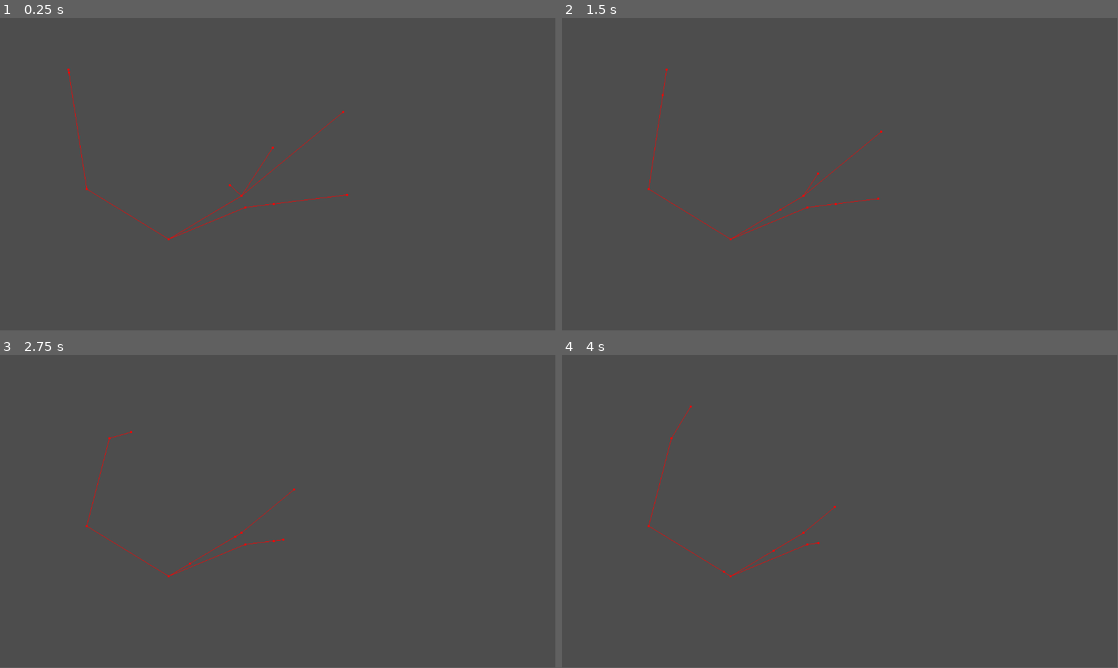
Above: before the commit, frames 1-4 (two rows, left to right).
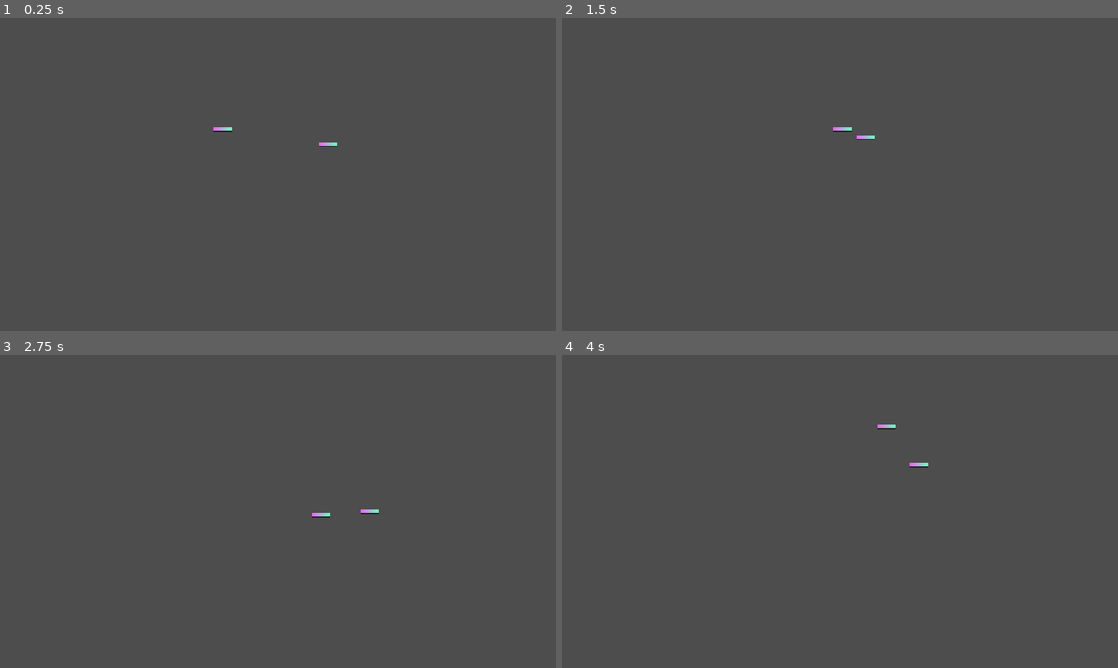
Above: after the commit, the same moments.

Repository: Steaf23/GWJ70
Game: Godot game, scene res://world.tscn
The game is run twice, just before and just after one commit, with the same random seed, the same clock (stepped at 60 frames per second) and the same inputs.
Inputs (mouse positions are in pixels of both pictures, inside the frame that each line leads up to):
- Up to frame 1 (0.25 s): no input
- Up to frame 2 (1.5 s): move the mouse to (962, 158) at 0.52 s; hold D (right) 0.53-1.28 s; hold Space (normal_attack, bound only after the commit) 0.53-1.28 s; move the mouse to (728, 190) at 1.27 s; hold S (down) from 1.28 s (still down); tap Space (normal_attack, bound only after the commit) at 1.35 s
- Up to frame 3 (2.75 s): move the mouse to (333, 442) at 2.02 s; release S (down) at 2.03 s; hold D (right) from 2.03 s (still down); hold Space (normal_attack, bound only after the commit) from 2.03 s (still down)
- Up to frame 4 (4 s): move the mouse to (812, 574) at 2.77 s; release D (right) at 2.78 s; release Space (normal_attack, bound only after the commit) at 2.78 s; hold W (up) 2.78-3.53 s; tap Space (normal_attack, bound only after the commit) at 2.85 s; move the mouse to (1006, 558) at 3.52 s; hold A (left) from 3.53 s (still down); hold Space (normal_attack, bound only after the commit) from 3.53 s (still down)
In our replay, the window is 799x449 before the commit and 800x450 after it. These sizes can differ from the game's own. Grey fills any space a smaller window leaves; there, only what the larger window draws over its background counts as a difference.

The runs differ from the first frame. In frame 1, 0.4% of the frame differs, in the area x 12-63%, y 16-72%; in frame 2, 0.4%; in frame 3, 0.3%; in frame 4, 0.3%.

Commit message:
added statemachine, and first iteration of enemy guarding

Diff:
--- /dev/null
+++ b/StateMachine/attacked_state.gd
@@ -0,0 +1,10 @@
+extends State
+
+@export var shape: CollisionShape2D
+
+func entry() -> void:
+	shape.self_modulate = Color.RED
+
+
+func exit() -> void:
+	shape.self_modulate = Color.WHITE
--- /dev/null
+++ b/StateMachine/blocking_state.gd
@@ -0,0 +1,18 @@
+extends State
+
+func entry() -> void:
+	$Timer.start()
+
+
+func exit() -> void:
+	$Timer.stop()
+
+
+func _on_timer_timeout() -> void:
+	change_state.emit("IdleState")
+
+
+func _on_enemy_damaged(damage: int, source: Actor) -> void:
+	$"../../AnimationPlayer".play("block")
+	machine.actor.apply_knockback(source.global_position, 250)
+	change_state.emit("BlockingState")
--- /dev/null
+++ b/StateMachine/state.gd
@@ -0,0 +1,30 @@
+class_name State
+extends Node
+
+@onready var machine: StateMachine = get_parent()
+var signals = []
+
+var next_states: Array[String] = []
+
+signal change_state(to_state: String)
+
+func _entry() -> void:
+	for s in signals:
+		s.signal.connect(s.callable, s.flags)
+	entry()
+
+func _exit() -> void:
+	exit()
+	signals = get_incoming_connections()
+	for s in signals:
+		s.signal.disconnect(s.callable)
+
+
+func entry() -> void:
+	pass
+
+func do(delta: float) -> void:
+	pass
+
+func exit() -> void:
+	pass
--- /dev/null
+++ b/StateMachine/state.tscn
@@ -0,0 +1,6 @@
+[gd_scene load_steps=2 format=3 uid="uid://5xvug6s4nooh"]
+
+[ext_resource type="Script" path="res://StateMachine/state.gd" id="1_kpydc"]
+
+[node name="State" type="Node"]
+script = ExtResource("1_kpydc")
--- /dev/null
+++ b/StateMachine/state_machine.gd
@@ -0,0 +1,34 @@
+class_name StateMachine
+extends Node
+
+@export var actor: Actor
+@export var current_state: State
+
+@onready var states = {}
+
+
+func _ready() -> void:
+	for c in get_children():
+		if c is State:
+			states[c.name] = c
+			c.change_state.connect(_on_state_change.bind(c))
+			remove_child(c)
+			c._exit()
+
+	add_child(current_state)
+	current_state._entry()
+
+
+func _physics_process(delta: float) -> void:
+	current_state.do(delta)
+
+
+func _on_state_change(to_state: String, from_state: State) -> void:
+	assert(from_state == current_state, "Cannot change state from outside the current state!")
+	assert(to_state in states.keys(), "Cannot find state named '" + to_state + "'!")
+
+	current_state._exit()
+	remove_child(current_state)
+	current_state = states[to_state]
+	add_child(current_state)
+	current_state._entry()
--- /dev/null
+++ b/StateMachine/state_machine.tscn
@@ -0,0 +1,6 @@
+[gd_scene load_steps=2 format=3 uid="uid://bb8su8y6i3usp"]
+
+[ext_resource type="Script" path="res://StateMachine/state_machine.gd" id="1_lnj3y"]
+
+[node name="StateMachine" type="Node"]
+script = ExtResource("1_lnj3y")
--- /dev/null
+++ b/StateMachine/states/idle_state.gd
@@ -0,0 +1,18 @@
+extends State
+
+var count = 0
+
+func entry() -> void:
+	count = 0
+
+
+func _on_enemy_damaged(damage: int, damage_source: Actor) -> void:
+	if count >= 10:
+		change_state.emit("BlockingState")
+	else:
+		machine.actor.damage(damage)
+		change_state.emit("BlockingState")
+
+
+func do(delta: float) -> void:
+	count += 1
--- /dev/null
+++ b/StateMachine/states/stunned_state.gd
@@ -0,0 +1,14 @@
+extends State
+
+
+func entry() -> void:
+	$Timer.start()
+
+
+func exit() -> void:
+	$Timer.stop()
+
+
+
+func _on_timer_timeout() -> void:
+	change_state.emit("IdleState")
--- a/actor.gd
+++ b/actor.gd
@@ -4,9 +4,31 @@
 @export var controller: ActorController
 @export var move_speed: int = 100
 
+var dead = false
+
+signal attacked()
+
+var knockback_velocity: Vector2 = Vector2()
+
 
 func _physics_process(delta: float) -> void:
 	if !controller: return
 
-	velocity = controller.desired_velocity
+	velocity = controller.desired_velocity + knockback_velocity
 	move_and_slide()
+
+	knockback_velocity = lerp(knockback_velocity, Vector2(), 0.2)
+
+
+func _on_health_bar_no_health() -> void:
+	dead = true
+	queue_free()
+
+
+func take_damage(amount: int, damage_source: Actor) -> void:
+	attacked.emit()
+	%HealthBar.current_health -= amount
+
+
+func apply_knockback(from_pos: Vector2, force: float) -> void:
+	knockback_velocity += from_pos.direction_to(global_position) * force
--- a/actor.tscn
+++ b/actor.tscn
@@ -1,15 +1,20 @@
-[gd_scene load_steps=3 format=3 uid="uid://b7pwuuganpb67"]
+[gd_scene load_steps=4 format=3 uid="uid://b7pwuuganpb67"]
 
 [ext_resource type="Script" path="res://actor.gd" id="1_f1gl1"]
+[ext_resource type="PackedScene" uid="uid://ctlc4aihlw0un" path="res://health_bar.tscn" id="2_qfu18"]
 
 [sub_resource type="CircleShape2D" id="CircleShape2D_bxc5f"]
 
-[node name="Actor" type="CharacterBody2D" node_paths=PackedStringArray("controller")]
+[node name="Actor" type="CharacterBody2D" groups=["damageable"]]
 motion_mode = 1
 script = ExtResource("1_f1gl1")
-controller = NodePath("")
+
+[node name="CollisionShape2D" type="CollisionShape2D" parent="."]
+shape = SubResource("CircleShape2D_bxc5f")
 
 [node name="Sprite2D" type="Sprite2D" parent="."]
 
-[node name="CollisionShape2D" type="CollisionShape2D" parent="."]
-shape = SubResource("CircleShape2D_bxc5f")
+[node name="HealthBar" parent="." instance=ExtResource("2_qfu18")]
+unique_name_in_owner = true
+
+[connection signal="no_health" from="HealthBar" to="." method="_on_health_bar_no_health"]
--- a/ai_controller.gd
+++ b/ai_controller.gd
@@ -10,6 +10,9 @@
 
 
 func _physics_process(delta: float) -> void:
+	if not navigation_target:
+		return
+
 	var update_target_position = target_position.distance_squared_to(navigation_target.global_position) > target_pos_delta
 
 	if navigation.is_navigation_finished():
--- a/ai_controller.tscn
+++ b/ai_controller.tscn
@@ -9,6 +9,5 @@
 
 [node name="NavigationAgent2D" type="NavigationAgent2D" parent="." index="0"]
 avoidance_enabled = true
-debug_enabled = true
 
 [connection signal="velocity_computed" from="NavigationAgent2D" to="." method="_on_navigation_agent_2d_velocity_computed"]
--- /dev/null
+++ b/enemy.gd
@@ -0,0 +1,21 @@
+extends Actor
+
+@onready var block_timer: Timer = $BlockTimer
+
+signal damaged(damage: int, damage_source: Actor)
+
+func take_damage(damage: int, damage_source: Actor) -> void:
+	damaged.emit(damage, damage_source)
+
+
+func _physics_process(delta: float) -> void:
+	super._physics_process(delta)
+	$StateStatus.text = $AttackMachine.current_state.name
+
+
+func _on_block_timer_timeout() -> void:
+	$CollisionShape2D.modulate = Color.WHITE
+
+
+func damage(num) -> void:
+	$HealthBar.current_health -= num
--- /dev/null
+++ b/enemy.tscn
@@ -0,0 +1,125 @@
+[gd_scene load_steps=16 format=3 uid="uid://d4jnfd2dbgkxf"]
+
+[ext_resource type="PackedScene" uid="uid://b7pwuuganpb67" path="res://actor.tscn" id="1_30q55"]
+[ext_resource type="PackedScene" uid="uid://debwsgpv33grr" path="res://ai_controller.tscn" id="2_1iady"]
+[ext_resource type="Script" path="res://enemy.gd" id="2_ssdh4"]
+[ext_resource type="PackedScene" uid="uid://bb8su8y6i3usp" path="res://StateMachine/state_machine.tscn" id="4_nuvcx"]
+[ext_resource type="PackedScene" uid="uid://5xvug6s4nooh" path="res://StateMachine/state.tscn" id="5_s0ifi"]
+[ext_resource type="Script" path="res://StateMachine/states/idle_state.gd" id="6_868uq"]
+[ext_resource type="Script" path="res://StateMachine/states/stunned_state.gd" id="7_jb8o2"]
+[ext_resource type="Script" path="res://StateMachine/blocking_state.gd" id="7_lqlff"]
+[ext_resource type="Script" path="res://StateMachine/attacked_state.gd" id="7_vt6gi"]
+
+[sub_resource type="Gradient" id="Gradient_tfkw1"]
+interpolation_mode = 1
+offsets = PackedFloat32Array(0, 0.175325)
+colors = PackedColorArray(1, 1, 1, 1, 1, 1, 1, 0)
+
+[sub_resource type="GradientTexture2D" id="GradientTexture2D_ryl02"]
+gradient = SubResource("Gradient_tfkw1")
+fill = 1
+fill_from = Vector2(0.5, 0.5)
+
+[sub_resource type="Animation" id="Animation_ddquh"]
+resource_name = "block"
+length = 0.2
+tracks/0/type = "value"
+tracks/0/imported = false
+tracks/0/enabled = true
+tracks/0/path = NodePath("Sprite2D:visible")
+tracks/0/interp = 1
+tracks/0/loop_wrap = true
+tracks/0/keys = {
+"times": PackedFloat32Array(0, 0.2),
+"transitions": PackedFloat32Array(1, 1),
+"update": 1,
+"values": [true, false]
+}
+
+[sub_resource type="Animation" id="Animation_8mqd7"]
+length = 0.001
+tracks/0/type = "value"
+tracks/0/imported = false
+tracks/0/enabled = true
+tracks/0/path = NodePath("Sprite2D:visible")
+tracks/0/interp = 1
+tracks/0/loop_wrap = true
+tracks/0/keys = {
+"times": PackedFloat32Array(0),
+"transitions": PackedFloat32Array(1),
+"update": 1,
+"values": [false]
+}
+
+[sub_resource type="AnimationLibrary" id="AnimationLibrary_l8w8m"]
+_data = {
+"RESET": SubResource("Animation_8mqd7"),
+"block": SubResource("Animation_ddquh")
+}
+
+[sub_resource type="LabelSettings" id="LabelSettings_ovwdp"]
+font_size = 8
+
+[node name="Enemy" node_paths=PackedStringArray("controller") instance=ExtResource("1_30q55")]
+collision_layer = 3
+collision_mask = 3
+script = ExtResource("2_ssdh4")
+controller = NodePath("AIController")
+move_speed = 50
+
+[node name="Sprite2D" parent="." index="1"]
+visible = false
+texture = SubResource("GradientTexture2D_ryl02")
+
+[node name="AIController" parent="." index="3" node_paths=PackedStringArray("actor") instance=ExtResource("2_1iady")]
+actor = NodePath("..")
+
+[node name="BlockTimer" type="Timer" parent="." index="4"]
+wait_time = 0.3
+one_shot = true
+
+[node name="AnimationPlayer" type="AnimationPlayer" parent="." index="5"]
+libraries = {
+"": SubResource("AnimationLibrary_l8w8m")
+}
+
+[node name="StateStatus" type="Label" parent="." index="6"]
+visible = false
+offset_left = -20.0
+offset_top = 4.0
+offset_right = 20.0
+offset_bottom = 16.0
+text = "dsa"
+label_settings = SubResource("LabelSettings_ovwdp")
+horizontal_alignment = 1
+
+[node name="AttackMachine" parent="." index="7" node_paths=PackedStringArray("actor", "current_state") instance=ExtResource("4_nuvcx")]
+actor = NodePath("..")
+current_state = NodePath("IdleState")
+
+[node name="IdleState" parent="AttackMachine" index="0" instance=ExtResource("5_s0ifi")]
+script = ExtResource("6_868uq")
+
+[node name="BlockingState" parent="AttackMachine" index="1" instance=ExtResource("5_s0ifi")]
+script = ExtResource("7_lqlff")
+
+[node name="Timer" type="Timer" parent="AttackMachine/BlockingState" index="0"]
+wait_time = 0.5
+one_shot = true
+
+[node name="AttackedState" parent="AttackMachine" index="2" node_paths=PackedStringArray("shape") instance=ExtResource("5_s0ifi")]
+script = ExtResource("7_vt6gi")
+shape = NodePath("../../CollisionShape2D")
+
+[node name="StunnedState" parent="AttackMachine" index="3" instance=ExtResource("5_s0ifi")]
+script = ExtResource("7_jb8o2")
+
+[node name="Timer" type="Timer" parent="AttackMachine/StunnedState" index="0"]
+wait_time = 0.5
+one_shot = true
+
+[connection signal="damaged" from="." to="AttackMachine/IdleState" method="_on_enemy_damaged"]
+[connection signal="damaged" from="." to="AttackMachine/BlockingState" method="_on_enemy_damaged"]
+[connection signal="timeout" from="BlockTimer" to="." method="_on_block_timer_timeout"]
+[connection signal="timeout" from="AttackMachine/BlockingState/Timer" to="AttackMachine/BlockingState" method="_on_timer_timeout"]
+[connection signal="timeout" from="AttackMachine/StunnedState/Timer" to="AttackMachine/StunnedState" method="_on_timer_timeout"]
--- /dev/null
+++ b/health_bar.gd
@@ -0,0 +1,42 @@
+extends Control
+
+signal no_health()
+signal health_changed(old_health, new_health)
+signal max_health_changed(old_health, new_health)
+
+@export var max_health: float = 10:
+	set(value):
+		var old = max_health
+		max_health = value
+
+		if old != max_health:
+			max_health_changed.emit(old, max_health)
+
+		if not is_node_ready():
+			await ready
+
+		progress.max_value = max_health
+		current_health = clamp(current_health, 0, max_health)
+
+
+@onready var current_health: float = max_health:
+	set(value):
+		var old = current_health
+		current_health = value
+		if current_health <= 0.00001:
+			current_health = 0
+			no_health.emit()
+
+		if old != current_health:
+			health_changed.emit(old, current_health)
+
+		if not is_node_ready():
+			await ready
+
+		progress.value = current_health
+
+
+@onready var progress = $Progress
+
+func _ready() -> void:
+	current_health = max_health
--- /dev/null
+++ b/health_bar.tscn
@@ -0,0 +1,40 @@
+[gd_scene load_steps=6 format=3 uid="uid://ctlc4aihlw0un"]
+
+[ext_resource type="Script" path="res://health_bar.gd" id="1_hwat8"]
+
+[sub_resource type="Gradient" id="Gradient_ujdof"]
+offsets = PackedFloat32Array(0)
+colors = PackedColorArray(0.136826, 0.136826, 0.136826, 1)
+
+[sub_resource type="GradientTexture2D" id="GradientTexture2D_5ggqk"]
+gradient = SubResource("Gradient_ujdof")
+width = 16
+height = 4
+
+[sub_resource type="Gradient" id="Gradient_gpv38"]
+colors = PackedColorArray(0.929412, 0.396078, 0.972549, 1, 0.411765, 1, 0.745098, 1)
+
+[sub_resource type="GradientTexture2D" id="GradientTexture2D_pytsk"]
+gradient = SubResource("Gradient_gpv38")
+width = 16
+height = 3
+
+[node name="HealthBar" type="Control"]
+z_index = 1
+layout_mode = 3
+anchors_preset = 0
+offset_right = 40.0
+offset_bottom = 40.0
+script = ExtResource("1_hwat8")
+
+[node name="Progress" type="TextureProgressBar" parent="."]
+layout_mode = 1
+offset_left = -8.0
+offset_top = -18.0
+offset_right = 8.0
+offset_bottom = -14.0
+max_value = 10.0
+step = 0.1
+value = 7.0
+texture_under = SubResource("GradientTexture2D_5ggqk")
+texture_progress = SubResource("GradientTexture2D_pytsk")
--- /dev/null
+++ b/hit_box.gd
@@ -0,0 +1,38 @@
+class_name HitBox
+extends Area2D
+
+@export var damage = 1
+@export var kill_on_hit = false
+
+@export var damage_source: Actor
+
+signal hit_damagable(body, damage, damage_source: Actor)
+signal hit(body, damage_source: Actor)
+
+var disabled = false
+
+
+func _on_body_entered(body: Node2D) -> void:
+	if body == get_parent():
+		return
+
+	if body.is_in_group("damageable"):
+		if kill_on_hit:
+			body.kill(damage_source)
+		else:
+			#SoundManager.play_random_sfx([Sounds.HIT_0, Sounds.HIT_1])
+			body.take_damage(damage, damage_source)
+		hit_damagable.emit(body, damage, damage_source)
+	else:
+		hit.emit(body, damage_source)
+
+
+func disable(value: bool) -> void:
+	disabled = value
+	for s in get_children():
+		if "disabled" in s:
+			s.disabled = value
+
+
+func is_disabled() -> bool:
+	return disabled
--- /dev/null
+++ b/hit_box.tscn
@@ -0,0 +1,10 @@
+[gd_scene load_steps=2 format=3 uid="uid://c75vdm6pbi2oy"]
+
+[ext_resource type="Script" path="res://hit_box.gd" id="1_jw3s2"]
+
+[node name="HitBox" type="Area2D"]
+collision_layer = 271
+collision_mask = 271
+script = ExtResource("1_jw3s2")
+
+[connection signal="body_entered" from="." to="." method="_on_body_entered"]
--- /dev/null
+++ b/level.gd
@@ -0,0 +1,11 @@
+class_name Level
+extends Node2D
+
+
+func _ready() -> void:
+	$Enemies/Enemy/AIController.navigation_target = $Player
+
+func _on_actor_died() -> void:
+	if $Enemies.get_children().filter(func(a): a is Actor and not a.dead).is_empty():
+		print("You won the level!")
+		get_tree().reload_current_scene()
--- /dev/null
+++ b/player.gd
@@ -0,0 +1,26 @@
+extends Actor
+
+
+func _ready() -> void:
+	%Sword.hide()
+	%Sword.disable(true)
+
+
+func _physics_process(delta: float) -> void:
+	super._physics_process(delta)
+
+	$Pivot.look_at(get_global_mouse_position())
+
+
+func _input(event: InputEvent) -> void:
+	if %Sword.is_disabled() and event.is_action_pressed("normal_attack"):
+		await get_tree().physics_frame
+		%Sword.show()
+		%Sword.disable(false)
+		await get_tree().physics_frame
+		%Sword.hide()
+		%Sword.disable(true)
+
+
+func _on_attack_timer_timeout() -> void:
+	pass
--- /dev/null
+++ b/player.tscn
@@ -0,0 +1,28 @@
+[gd_scene load_steps=6 format=3 uid="uid://jbugsth2lvsx"]
+
+[ext_resource type="PackedScene" uid="uid://b7pwuuganpb67" path="res://actor.tscn" id="1_jxv7i"]
+[ext_resource type="PackedScene" uid="uid://b74us3123fk2d" path="res://player_controller.tscn" id="2_002c6"]
+[ext_resource type="Script" path="res://player.gd" id="2_5rjbg"]
+[ext_resource type="PackedScene" uid="uid://c75vdm6pbi2oy" path="res://hit_box.tscn" id="4_k3456"]
+
+[sub_resource type="CapsuleShape2D" id="CapsuleShape2D_ddg0o"]
+height = 28.0
+
+[node name="Player" node_paths=PackedStringArray("controller") instance=ExtResource("1_jxv7i")]
+script = ExtResource("2_5rjbg")
+controller = NodePath("PlayerController")
+
+[node name="PlayerController" parent="." index="2" node_paths=PackedStringArray("actor") instance=ExtResource("2_002c6")]
+actor = NodePath("..")
+
+[node name="Pivot" type="Node2D" parent="." index="3"]
+
+[node name="Sword" parent="Pivot" index="0" node_paths=PackedStringArray("damage_source") instance=ExtResource("4_k3456")]
+unique_name_in_owner = true
+collision_layer = 256
+collision_mask = 258
+damage_source = NodePath("../..")
+
+[node name="CollisionShape2D" type="CollisionShape2D" parent="Pivot/Sword" index="0"]
+position = Vector2(12, 0)
+shape = SubResource("CapsuleShape2D_ddg0o")
--- a/project.godot
+++ b/project.godot
@@ -14,6 +14,19 @@
 run/main_scene="res://world.tscn"
 config/features=PackedStringArray("4.2", "GL Compatibility")
 config/icon="res://icon.svg"
+
+[debug]
+
+shapes/navigation/geometry_edge_color=Color(1, 1, 1, 1)
+shapes/navigation/geometry_face_color=Color(1, 1, 1, 0.4)
+
+[display]
+
+window/size/viewport_width=480
+window/size/viewport_height=270
+window/size/window_width_override=1440
+window/size/window_height_override=810
+window/stretch/mode="viewport"
 
 [input]
 
@@ -37,8 +50,21 @@
 "events": [Object(InputEventKey,"resource_local_to_scene":false,"resource_name":"","device":-1,"window_id":0,"alt_pressed":false,"shift_pressed":false,"ctrl_pressed":false,"meta_pressed":false,"pressed":false,"keycode":0,"physical_keycode":83,"key_label":0,"unicode":115,"echo":false,"script":null)
 ]
 }
+normal_attack={
+"deadzone": 0.5,
+"events": [Object(InputEventKey,"resource_local_to_scene":false,"resource_name":"","device":-1,"window_id":0,"alt_pressed":false,"shift_pressed":false,"ctrl_pressed":false,"meta_pressed":false,"pressed":false,"keycode":0,"physical_keycode":32,"key_label":0,"unicode":32,"echo":false,"script":null)
+, Object(InputEventMouseButton,"resource_local_to_scene":false,"resource_name":"","device":-1,"window_id":0,"alt_pressed":false,"shift_pressed":false,"ctrl_pressed":false,"meta_pressed":false,"button_mask":1,"position":Vector2(184, 23),"global_position":Vector2(188, 64),"factor":1.0,"button_index":1,"canceled":false,"pressed":true,"double_click":false,"script":null)
+]
+}
+special_attack={
+"deadzone": 0.5,
+"events": [Object(InputEventKey,"resource_local_to_scene":false,"resource_name":"","device":-1,"window_id":0,"alt_pressed":false,"shift_pressed":false,"ctrl_pressed":false,"meta_pressed":false,"pressed":false,"keycode":0,"physical_keycode":4194325,"key_label":0,"unicode":0,"echo":false,"script":null)
+, Object(InputEventMouseButton,"resource_local_to_scene":false,"resource_name":"","device":-1,"window_id":0,"alt_pressed":false,"shift_pressed":false,"ctrl_pressed":false,"meta_pressed":false,"button_mask":2,"position":Vector2(149, 16),"global_position":Vector2(153, 57),"factor":1.0,"button_index":2,"canceled":false,"pressed":true,"double_click":false,"script":null)
+]
+}
 
 [rendering]
 
+textures/canvas_textures/default_texture_filter=0
 renderer/rendering_method="gl_compatibility"
 renderer/rendering_method.mobile="gl_compatibility"
--- a/world.tscn
+++ b/world.tscn
@@ -1,59 +1,37 @@
 [gd_scene load_steps=5 format=3 uid="uid://cne6u00cgn135"]
 
-[ext_resource type="PackedScene" uid="uid://b7pwuuganpb67" path="res://actor.tscn" id="1_o6tbe"]
-[ext_resource type="PackedScene" uid="uid://b74us3123fk2d" path="res://player_controller.tscn" id="2_ront6"]
-[ext_resource type="PackedScene" uid="uid://debwsgpv33grr" path="res://ai_controller.tscn" id="3_qv6wg"]
+[ext_resource type="Script" path="res://level.gd" id="1_8ek23"]
+[ext_resource type="PackedScene" uid="uid://jbugsth2lvsx" path="res://player.tscn" id="1_gmgtv"]
+[ext_resource type="PackedScene" uid="uid://d4jnfd2dbgkxf" path="res://enemy.tscn" id="3_5dn3a"]
 
 [sub_resource type="NavigationPolygon" id="NavigationPolygon_8m2ts"]
-vertices = PackedVector2Array(501, 369, 369, 246, 537, 152, 823, 189, 806, 300, 711, 421, 1104, 155, 1108, 603, 991, 190, 1030, 26, 912, 517, 689, 508, 614, 607, 687, 508, 491, 474, 27, 620, 350, 459, 861, 36, 864, 94, 861, 43, 538, 84, 28, 31, 227, 173, 180, 355, 509, 393)
-polygons = Array[PackedInt32Array]([PackedInt32Array(0, 1, 2, 3, 4, 5), PackedInt32Array(6, 7, 8, 9), PackedInt32Array(10, 8, 7), PackedInt32Array(11, 10, 7, 12, 13), PackedInt32Array(14, 13, 12, 15, 16), PackedInt32Array(17, 9, 8, 18, 19), PackedInt32Array(19, 18, 20, 21), PackedInt32Array(21, 20, 22), PackedInt32Array(15, 21, 22, 23), PackedInt32Array(15, 23, 16), PackedInt32Array(14, 16, 0, 24), PackedInt32Array(24, 0, 5)])
+vertices = PackedVector2Array(703, 399, 529, 374, 534, 372, 403, 249, 540, 173, 800, 206, 787, 292, 350, 482, 487, 399, 467, 490, 1084, 160, 1088, 583, 1014, 182, 1019, 47, 927, 538, 688, 528, 614, 587, 684, 528, 47, 600, 157, 364, 48, 51, 210, 157, 871, 74, 881, 63, 881, 55, 535, 64)
+polygons = Array[PackedInt32Array]([PackedInt32Array(0, 1, 2), PackedInt32Array(0, 2, 3, 4, 5, 6), PackedInt32Array(7, 8, 9), PackedInt32Array(10, 11, 12, 13), PackedInt32Array(14, 12, 11), PackedInt32Array(15, 14, 11, 16, 17), PackedInt32Array(9, 17, 16, 18, 7), PackedInt32Array(19, 7, 18), PackedInt32Array(19, 18, 20, 21), PackedInt32Array(13, 12, 22, 23), PackedInt32Array(23, 24, 13), PackedInt32Array(23, 22, 25), PackedInt32Array(20, 23, 25), PackedInt32Array(20, 25, 21)])
 outlines = Array[PackedVector2Array]([PackedVector2Array(614, 617, 1119, 613, 1114, 152, 1036, 16, 851, 27, 857, 101, 9 …(185 unchanged characters)…
 source_geometry_group_name = &"navigation_polygon_source_group"
+agent_radius = 30.0
 
-[node name="Node2D" type="Node2D"]
+[node name="Level" type="Node2D"]
+script = ExtResource("1_8ek23")
 
-[node name="Actor" parent="." node_paths=PackedStringArray("controller") instance=ExtResource("1_o6tbe")]
-position = Vector2(142, 107)
-controller = NodePath("PlayerController")
+[node name="Player" parent="." instance=ExtResource("1_gmgtv")]
+position = Vector2(192, 112)
 
-[node name="PlayerController" parent="Actor" node_paths=PackedStringArray("actor") instance=ExtResource("2_ront6")]
-actor = NodePath("..")
+[node name="Walls" type="StaticBody2D" parent="."]
+scale = Vector2(0.421369, 0.428075)
+
+[node name="CollisionShape2D" type="CollisionPolygon2D" parent="Walls"]
+polygon = PackedVector2Array(244.441, 186.883, 206.47, 345.734, 346.489, 429.832, 460.404, 366.758, 339.37, 242.948, 536.346, 128.482, 847.238, 168.195, 823.505, 310.693, 719.084, 439.176, 529.227, 415.815, 533.973, 455.528, 692.979, 485.897, 892.329, 492.905, 963.525, 198.563, 861.477, 116.802, 543.466, 98.1137)
 
 [node name="NavigationRegion2D" type="NavigationRegion2D" parent="."]
+scale = Vector2(0.421369, 0.428075)
 navigation_polygon = SubResource("NavigationPolygon_8m2ts")
 
-[node name="Actor2" parent="." node_paths=PackedStringArray("controller") instance=ExtResource("1_o6tbe")]
-position = Vector2(566, 269)
-controller = NodePath("AIController")
-move_speed = 50
+[node name="NavigationLink2D" type="NavigationLink2D" parent="NavigationRegion2D"]
+start_position = Vector2(533.973, 362.086)
+end_position = Vector2(481.763, 404.135)
 
-[node name="AIController" parent="Actor2" node_paths=PackedStringArray("navigation_target", "actor") instance=ExtResource("3_qv6wg")]
-navigation_target = NodePath("../../Actor")
-actor = NodePath("..")
+[node name="Enemies" type="Node2D" parent="."]
 
-[node name="Actor3" parent="." node_paths=PackedStringArray("controller") instance=ExtResource("1_o6tbe")]
-position = Vector2(720, 367)
-controller = NodePath("AIController")
-move_speed = 50
-
-[node name="AIController" parent="Actor3" node_paths=PackedStringArray("navigation_target", "actor") instance=ExtResource("3_qv6wg")]
-navigation_target = NodePath("../../Actor")
-actor = NodePath("..")
-
-[node name="Actor5" parent="." node_paths=PackedStringArray("controller") instance=ExtResource("1_o6tbe")]
-position = Vector2(712, 195)
-controller = NodePath("AIController")
-move_speed = 50
-
-[node name="AIController" parent="Actor5" node_paths=PackedStringArray("navigation_target", "actor") instance=ExtResource("3_qv6wg")]
-navigation_target = NodePath("../../Actor")
-actor = NodePath("..")
-
-[node name="Actor4" parent="." node_paths=PackedStringArray("controller") instance=ExtResource("1_o6tbe")]
-position = Vector2(461, 364)
-controller = NodePath("AIController")
-move_speed = 50
-
-[node name="AIController" parent="Actor4" node_paths=PackedStringArray("navigation_target", "actor") instance=ExtResource("3_qv6wg")]
-navigation_target = NodePath("../../Actor")
-actor = NodePath("..")
+[node name="Enemy" parent="Enemies" instance=ExtResource("3_5dn3a")]
+position = Vector2(294, 126)
